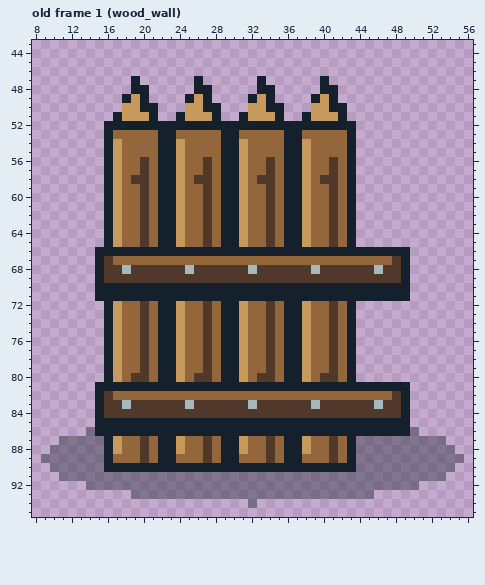
Pixel-art file, stored at assets/kingdom/buildings_expanded.aseprite. The picture above is the old version.
64x96 pixels, 88 frames. Shown: old frame 1 (wood_wall): x 8..56, y 43..95. The commit also changed other frames, which this record leaves out.
The same view after the edit:
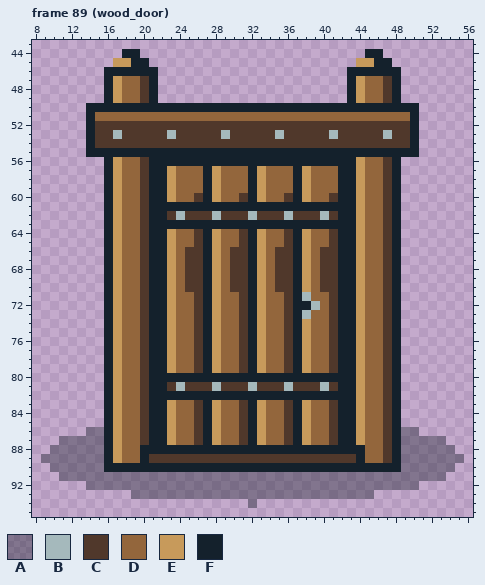
Palette (. is transparent): A #08131c5a  B #a5b9bc  C #50382b  D #93663c  E #c79a5b  F #14212c
A new or re-ordered frame is compared with the old frame closest to it.
The exact change:
frames 88 -> 92
Changed rows in their new state; - is an unchanged pixel.
Frame 89 (wood_door) is new; against old frame 1 (wood_wall), layer "건물·재료·장치":
first column x 14:
44 ----FF-------------------------FF----
45 ---EEFF-----------------------EEFF---
46 --FFFFFF---------------------FFFFFF--
47 --FEDDCF----.------.------.--FEDDCF--
48 --FEDDCF----..-----..-----..-FEDDCF--
49 --FEDDCF---...----...----...-FEDDCF--
50 FFFFFF--FFFFF--FFFFF--FFFFF--FFFFFFFF
51 FDDDDDDDDDDDDDDDDDDDDDDDDDDDDDDDDDDDF
52 FCCCCCCCCCCCCCCCCCCCCCCCCCCCCCCCCCCCF
53 FCCBCCCCCBCCCCCBCCCCCBCCCCCBCCCCCBCCF
54 FCCCCCCCCCCCCCCCCCCCCCCCCCCCCCCCCCCCF
55 FF-FFFFF--FFFFF--FFFFF--FFFFF-FFFFFFF
56 -------F--FFFFF--FFFFF--FFFFF-EDDCF--
57 -------F-ED--FEDDDFED-D----DF-EDDCF--
58 -----D-F-ED-DFEDDDFED-D---DDF-EDDCF--
59 -------F-ED--FEDDDFED-D----DF-EDDCF--
60 -------F-ED-CFEDDCFED-C-----F-EDDCF--
61 -------F--FFFFF--FFFFF--FFFFF-EDDCF--
62 -------F-CBCC-BCCCBC-CBCCCB-F-EDDCF--
63 -------F--FFFFF--FFFFF--FFFFF-EDDCF--
64 -------F-ED-CFEDDCFED-C-----F-EDDCF--
65 -------F-ED-CFEDDCFED-C-----F-EDDCF--
66 -.-EDDC--EDCC-EDCC-EDCC-EDCC--EDDC-.-
67 -.FE--CFFE-CCFE-CCFE-CCFE-CCFFE--CF.-
68 -.FEDD-FFEDC-FED--FED--FED--FFEDD-F.-
69 -.FEDD-FFED--FED--FED--FED--FFEDD-F.-
70 -.-EDDC--EDCC-EDCC-EDCC-EDCC--EDDC-.-
71 -.-EDDC--EDDC-EDDC-EDDC-BDDC--EDDC-.-
72 -------F-ED-CFEDDCFED-C-FB--F-EDDCF--
73 -------F-ED-CFEDDCFED-C-B---F-EDDCF--
74 -------F-ED-CFEDDCFED-C-----F-EDDCF--
75 -------F-ED-CFEDDCFED-C-----F-EDDCF--
76 -------F-ED-CFEDDCFED-C-----F-EDDCF--
77 -------F-ED-CFEDDCFED-C-----F-EDDCF--
78 -------F-ED-CFEDDCFED-C-----F-EDDCF--
79 -------F-ED-CFEDDCFED-C-----F-EDDCF--
80 -----D-F--FFFFF--FFFFF--FFFFF-EDDCF--
81 -.-EDDC--CBCCCBCCCBCCCBCCCBC--EDDC-.-
82 -.FE--CFFFFFFFFFFFFFFFFFFFFFFFE--CF.-
83 -.FEDD-FFEDD-FEDD-FEDD-FEDD-FFEDD-F.-
84 -.FEDD-FFEDD-FEDD-FEDD-FEDD-FFEDD-F.-
85 -.-EDDC--EDDC-EDDC-EDDC-EDDC--EDDC-.-
86 -A-EDDC--EDDC-EDDC-EDDC-EDDC--EDDC-A-
87 -------F-ED-CFEDDCFED-C-----F-EDDCF--
88 ------FF--FFFFF--FFFFF--FFFFF-FDDCF--
89 ---E--FCCCCCC-CCCCCC-CCCCCC-CCFDDCF--
90 ------------------------------FFFFF--
Pixel boxes of the changes (left, top, right, bottom) in both pictures:
changed: (86, 49, 419, 472)
